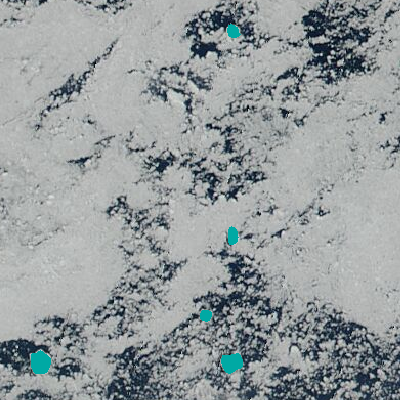
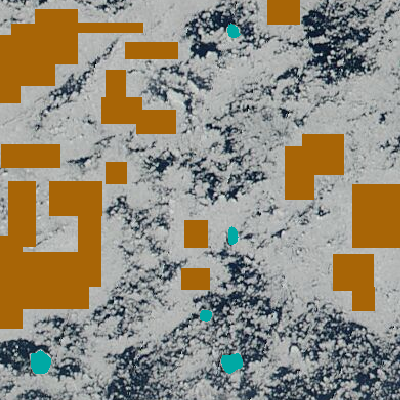
The second 400×400 image is a revision of the first. Changes to its layers:
added layer "ice samples" (2nd of 2) above "ice floes" over [0,0,400,329]
